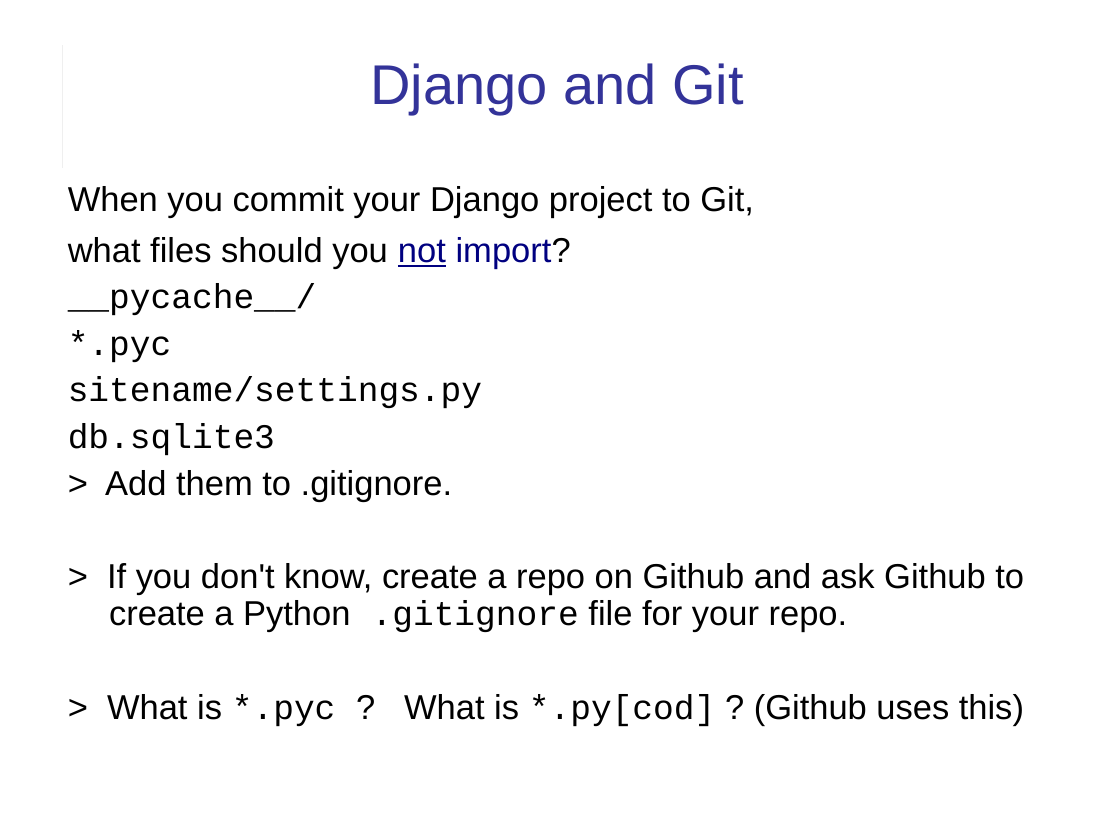
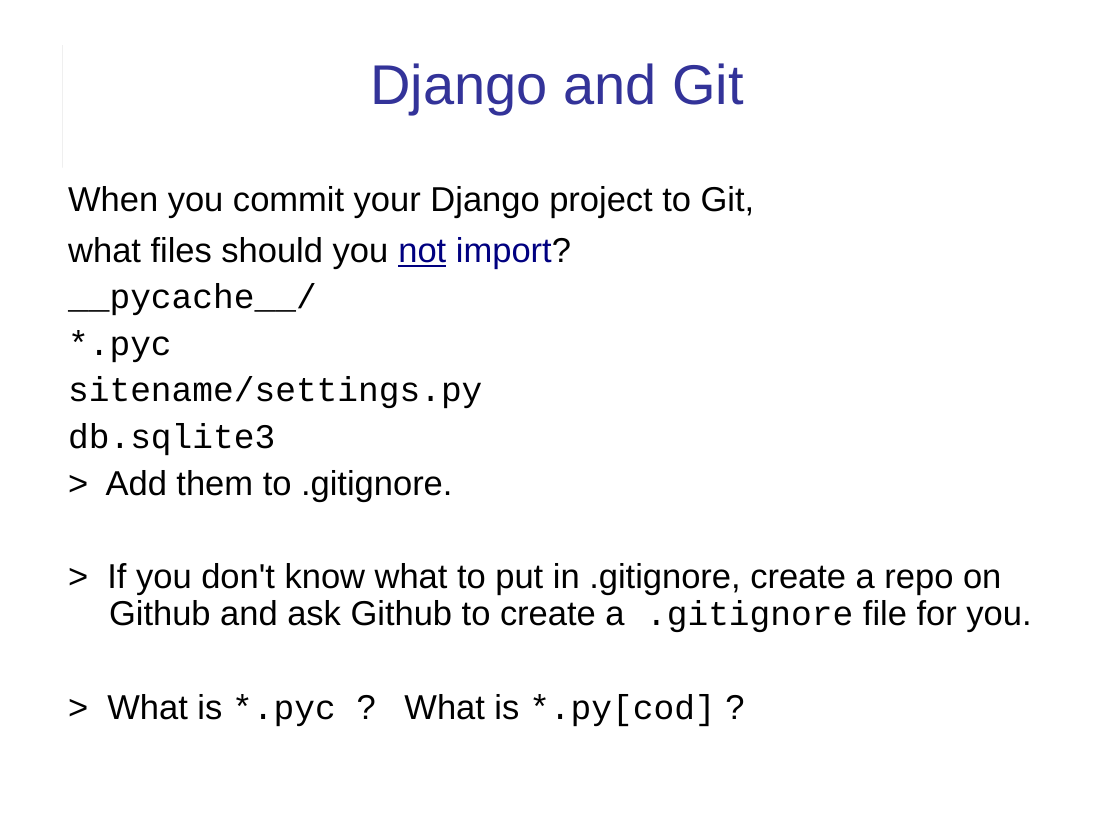
Before and after one commit to cpske/ISP, a slide deck: slide 28 of django/Django-review-1.ppt (slide 27 before the commit). Drawn at 1120x840 pixels with LibreOffice and Linux fonts; fonts in the diff are those of the drawing. Boxes give left, top, right and bottom in pixels: in the first picture for what was removed or moved away, otherwise in the second. Text is boxed around its words. In the diff, an @@ line names an element or a change of style, - is before the commit and + after.

Commit message:
Add slides for django review

```diff
--- a/django/Django-review-1.ppt
+++ b/django/Django-review-1.ppt
@@ text at [107,563,1031,727]: text changed @@
-> If you don't know, create a repo on Github and ask Github to create a Python .gitignore file for your repo.
-> What is *.pyc ? What is *.py[cod] ? (Github uses this)
+> If you don't know what to put in .gitignore, create a repo on Github and ask Github to create a .gitignore file for you.
+> What is *.pyc ? What is *.py[cod] ?
```
Also in this commit, not shown: 15 other slides changed, 1 slide added, 1 other file.
